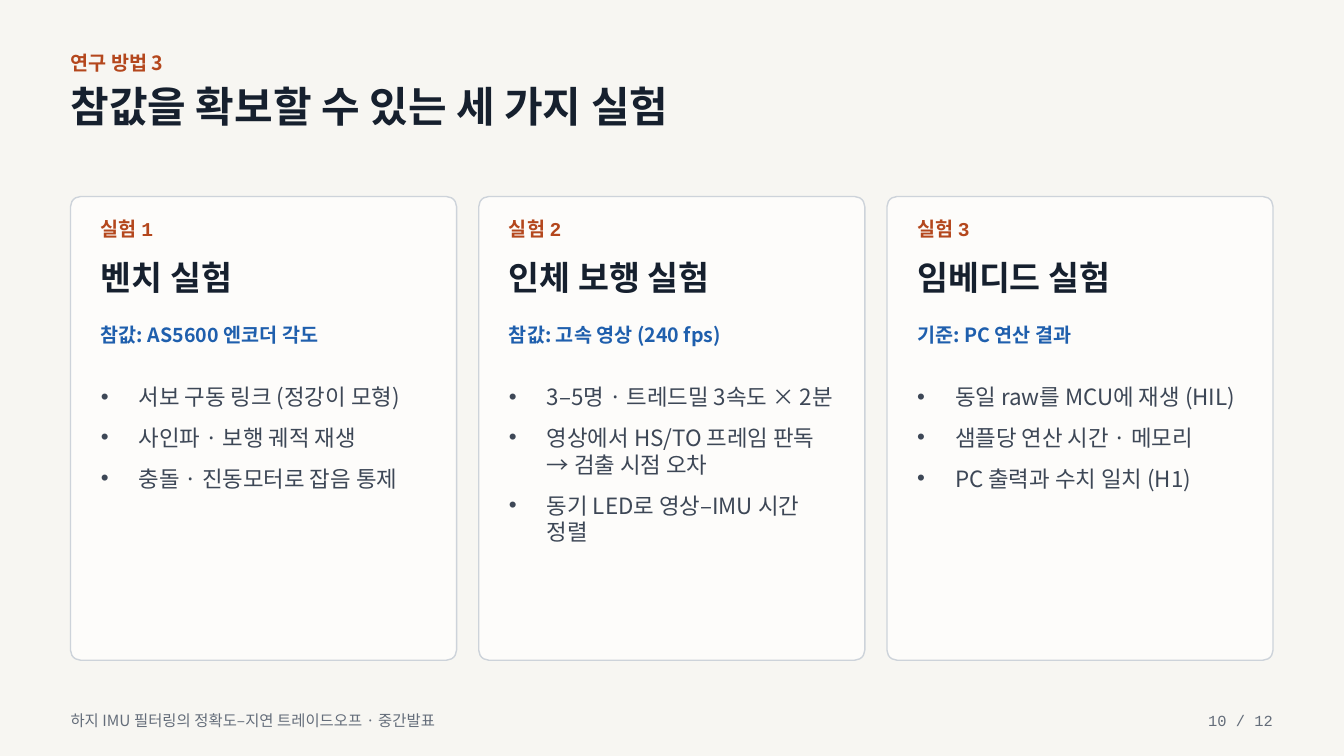
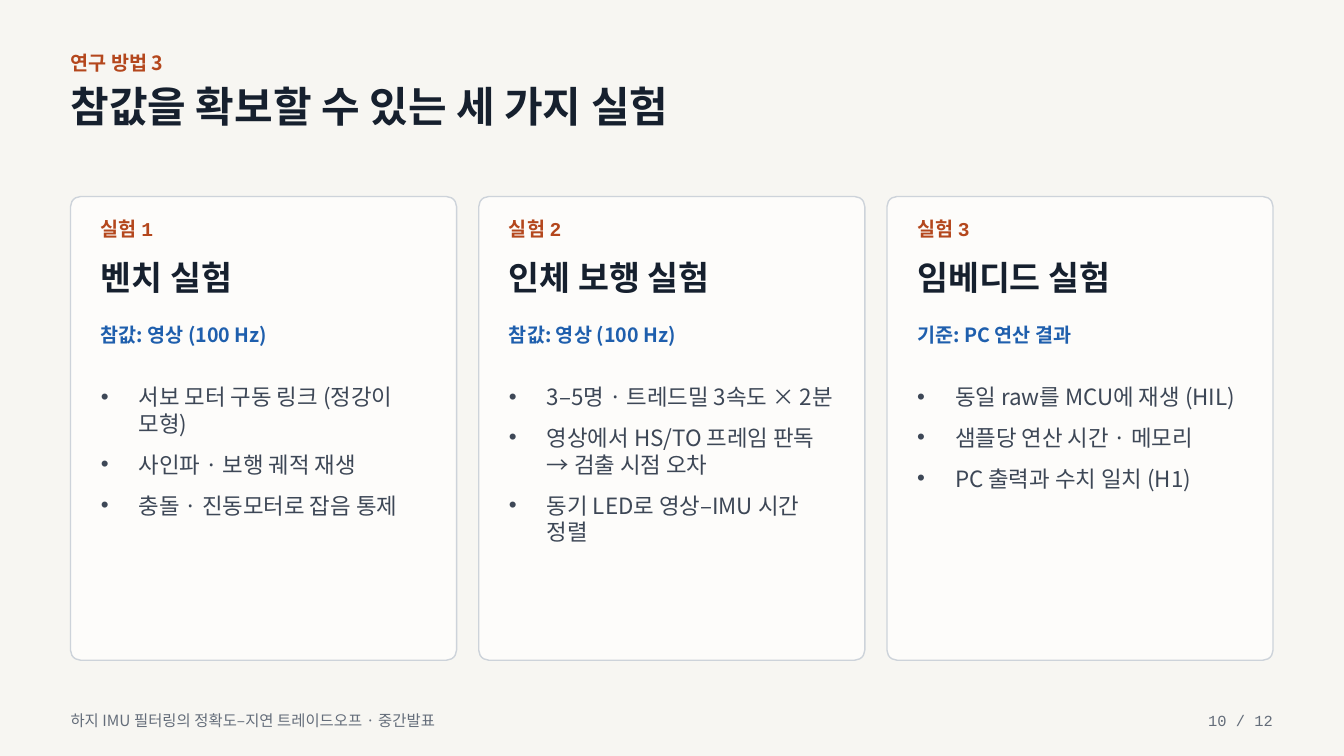
Before and after one commit to everyss/26-2_Sensors_Actuators, a slide deck: slide 10 of slides/midterm_presentation.pptx. Drawn at 1344x756 pixels with LibreOffice and Linux fonts; fonts in the diff are those of the drawing. Boxes give left, top, right and bottom in pixels: in the first picture for what was removed or moved away, otherwise in the second. Text is boxed around its words. In the diff, an @@ line names an element or a change of style, - is before the commit and + after.

```diff
--- a/slides/midterm_presentation.pptx
+++ b/slides/midterm_presentation.pptx
@@ text at bbox=[101, 325, 267, 346]: text changed @@
-참값: AS5600 엔코더 각도
+참값: 영상 (100 Hz)
@@ text at bbox=[509, 325, 675, 346]: text changed @@
-참값: 고속 영상 (240 fps)
+참값: 영상 (100 Hz)
@@ text at bbox=[139, 386, 392, 436]: text changed @@
-• 서보 구동 링크 (정강이 모형)
+• 서보 모터 구동 링크 (정강이 모형)
```
Also in this commit, not shown: 1 other slide changed, 3 other files.
